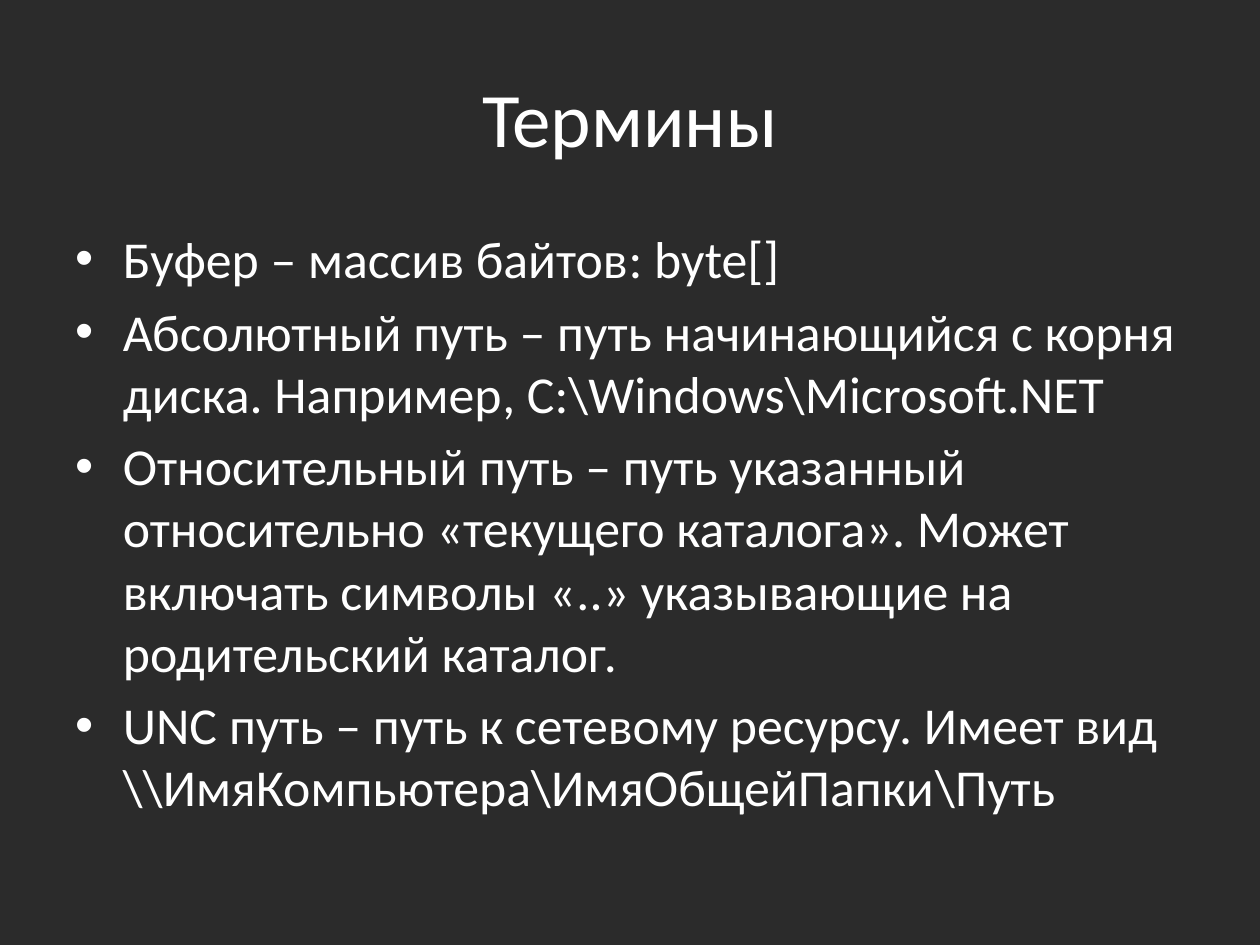
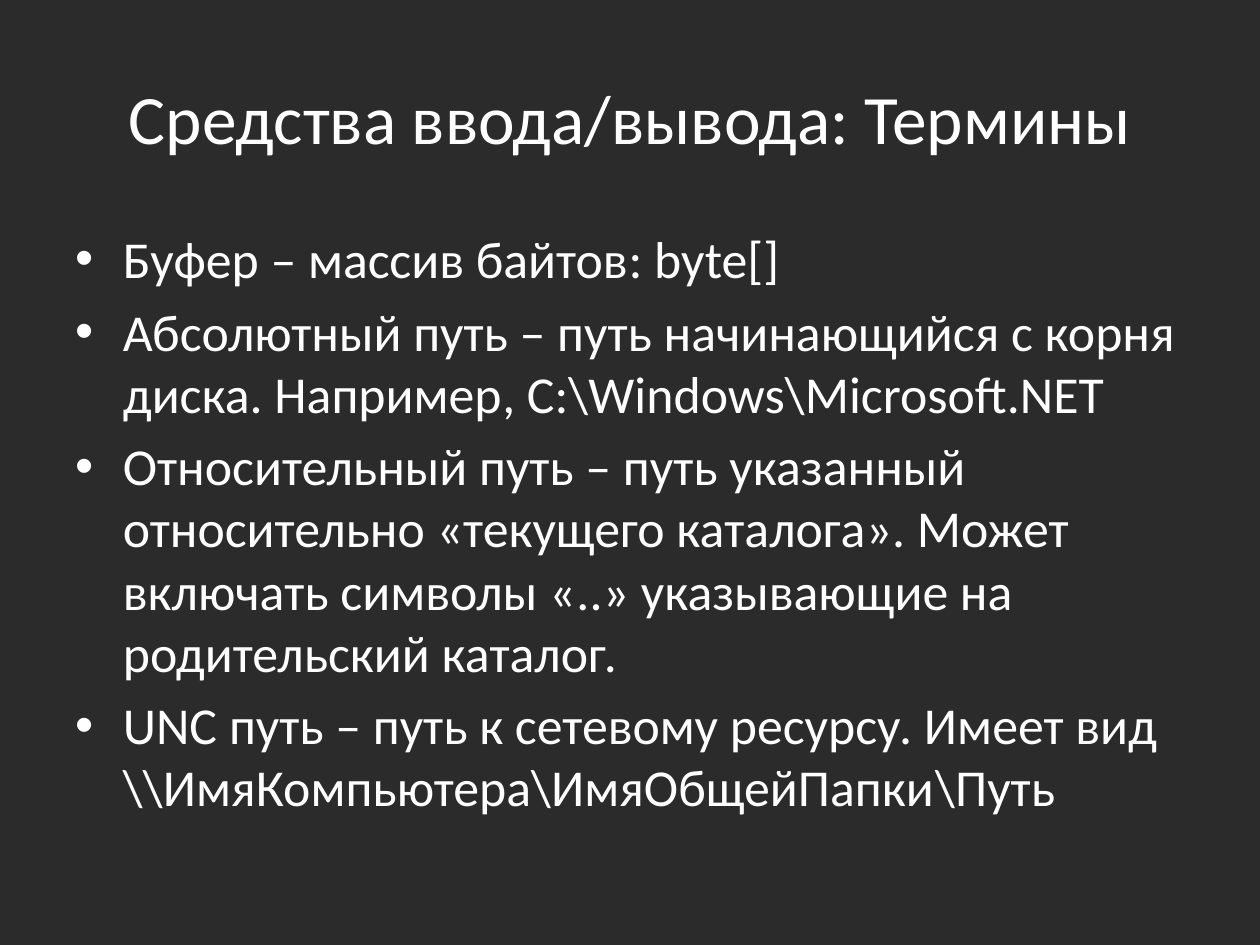
Before and after one commit to bazile/Training, a slide deck: slide 13 of Presentation/lesson-04-io.pptx. Drawn at 1260x945 pixels with LibreOffice and Linux fonts; fonts in the diff are those of the drawing; background and template pictures are left out; a plain dark background stands for a picture behind light text. Boxes give left, top, right and bottom in pixels: in the first picture for what was removed or moved away, otherwise in the second. Text is boxed around its words. In the diff, an @@ line names an element or a change of style, - is before the commit and + after.

```diff
--- a/Presentation/lesson-04-io.pptx
+++ b/Presentation/lesson-04-io.pptx
@@ title at bbox=[129, 96, 1131, 156]: text changed; size 44 to 39.6 pt @@
-Термины
+Средства ввода/вывода: Термины
```
Also in this commit, not shown: 6 other slides changed, 6 slides added, 2 other files.
